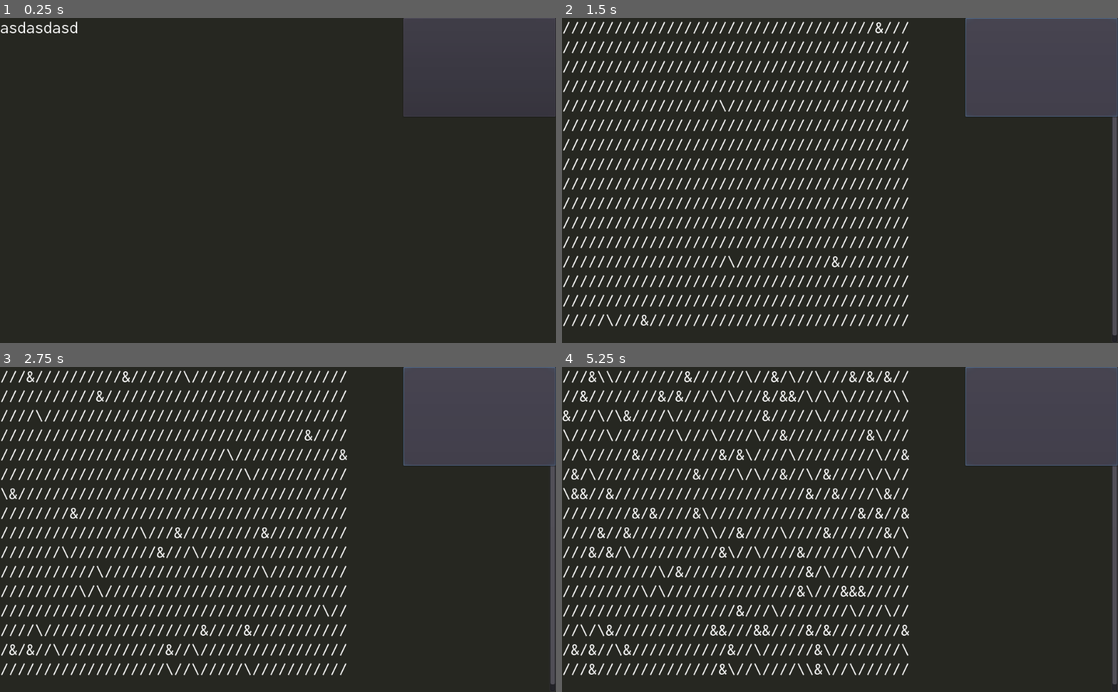
Above: before the commit, frames 1-4 (two rows, left to right).
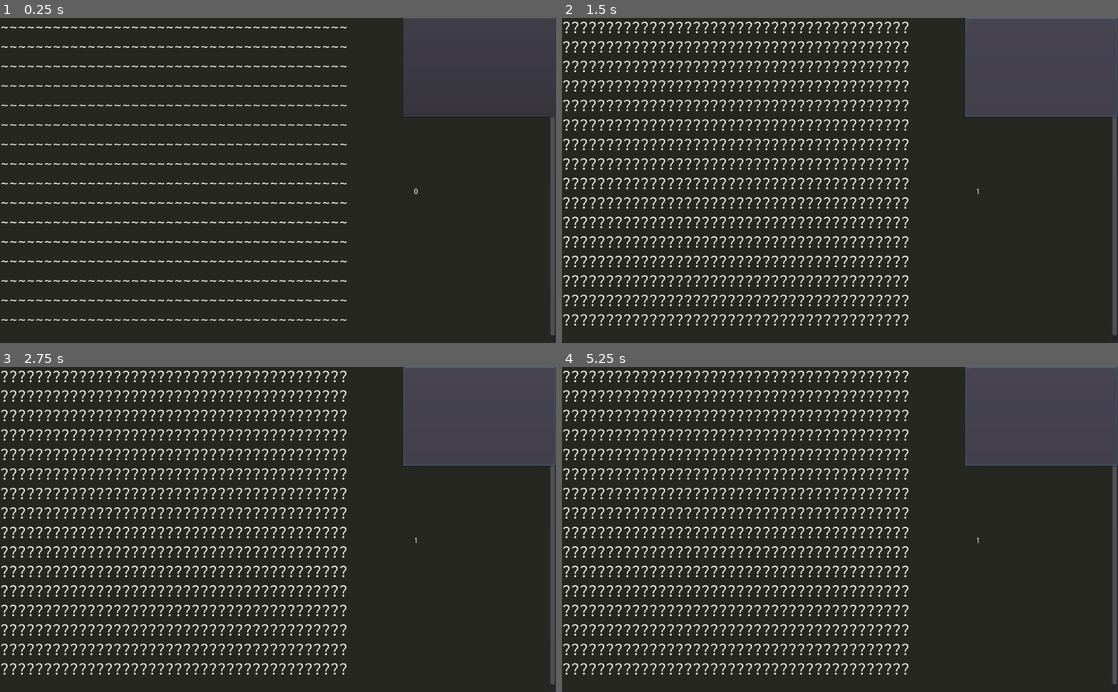
Above: after the commit, the same moments.

Repository: caliconiko/AsciiDotsWFC
Game: Godot game, scene res://Main.tscn
Same seed, same stepped clock (60 frames per second), same inputs: the game is played once before the commit and once after it.
Inputs (mouse positions are in pixels of both pictures, inside the frame that each line leads up to):
- Up to frame 1 (0.25 s): no input
- Up to frame 2 (1.5 s): click (1040, 66) at 0.5 s; click (1040, 66) at 1.25 s
- Up to frame 3 (2.75 s): click (478, 415) at 2 s
- Up to frame 4 (5.25 s): no input

The runs differ from the first frame. In frame 1, 4.6% of the frame differs, in the area x 0-100%, y 1-98%; in frame 2, 15%; in frame 3, 15%; in frame 4, 16%, in the area x 0-75%, y 1-95%.

Commit message:
gosh why

Diff:
--- a/Main.gd
+++ b/Main.gd
@@ -6,6 +6,9 @@
 var do_magic = false
 
 onready var text_box = $RichTextLabel
+onready var ticks_label = $Ticks
+
+var ticks = 0
 
 func _ready():
 	randomize()
@@ -16,13 +19,17 @@
 #	wfc.set_possibilities_at(Vector2(0,0), ["|"])
 
 func _process(_delta):
+	text_box.text = wfc.as_string()
+	ticks_label.text = str(ticks)
 	if not wfc.is_collapsed() and do_magic:
+		ticks+=1
 		wfc.iterate()
-		text_box.text = wfc.as_string()
 	else:
 		do_magic = false
 
 
 func _on_Button_pressed():
+	ticks = 0
 	wfc.initialize()
+#	wfc.set_and_propagate(Vector2(10,10), ["V"])
 	do_magic = true
--- a/Main.tscn
+++ b/Main.tscn
@@ -25,4 +25,10 @@
 anchor_right = 1.0
 anchor_bottom = 0.304
 
+[node name="Ticks" type="Label" parent="."]
+anchor_left = 0.744
+anchor_top = 0.524
+anchor_right = 1.0
+anchor_bottom = 1.0
+
 [connection signal="pressed" from="Button" to="." method="_on_Button_pressed"]
--- a/WFC.gd
+++ b/WFC.gd
@@ -18,7 +18,9 @@
 		var str_line = ""
 		for c in line:
 			if len(c)>0:
-				str_line+=c[0]
+				str_line+=c[0][0]
+			else:
+				str_line+="?"
 		lines+=str_line
 		lines+="\n"
 
@@ -66,6 +68,10 @@
 func iterate():
 	var coords = get_min_entropy_coords()
 	collapse_at(coords)
+	propagate(coords)
+
+func set_and_propagate(coords, possibilities):
+	set_possibilities_at(coords, possibilities)
 	propagate(coords)
 
 func constrain(coords, module):
--- a/basic_module_data.json
+++ b/basic_module_data.json
@@ -1,5 +1,5 @@
 {
-    " ": {
+    "~": {
         "sockets": {
             "up": "0",
             "down": "0",
@@ -7,47 +7,71 @@
             "right": "0"
         }
     },
-    ".": {
+    ".ul": {
+        "sockets": {
+            "up": "0",
+            "down": "2",
+            "left": "0",
+            "right": "2"
+        }
+    },
+    ".ur": {
+        "sockets": {
+            "up": "0",
+            "down": "2",
+            "left": "2",
+            "right": "0"
+        }
+    },
+    ".dl": {
         "sockets": {
             "up": "2",
-            "down": "2",
+            "down": "0",
+            "left": "0",
+            "right": "2"
+        }
+    },
+    ".dr": {
+        "sockets": {
+            "up": "2",
+            "down": "0",
+            "left": "2",
+            "right": "0"
+        }
+    },
+    "^": {
+        "sockets": {
+            "up": "0",
+            "down": "1",
             "left": "2",
             "right": "2"
         }
     },
-    "|": {
+    "V": {
         "sockets": {
-            "up": "2",
-            "down": "2",
-            "left": "0",
-            "right": "0"
-        }
-    },
-    "-": {
-        "sockets": {
-            "up": "0",
+            "up": "1",
             "down": "0",
             "left": "2",
             "right": "2"
         }
     },
-    "/": {
+    ">": {
         "sockets": {
-            "up": "1",
-            "down": "1",
+            "up": "2",
+            "down": "2",
             "left": "1",
+            "right": "0"
+        }
+    },
+    "<": {
+        "sockets": {
+            "up": "2",
+            "down": "2",
+            "left": "0",
             "right": "1"
         }
     },
-    "\\": {
-        "sockets": {
-            "up": "1",
-            "down": "1",
-            "left": "1",
-            "right": "1"
-        }
-    },
-    "&": {
+    "#": {
         "sockets": {
             "up": "1",
             "down": "1",
--- a/full_module_data.json
+++ b/full_module_data.json
@@ -1,5 +1,5 @@
 {
-    " ": {
+    "~": {
         "sockets": {
             "up": "0",
             "down": "0",
@@ -8,102 +8,296 @@
         },
         "possible_neighbours": {
             "up": [
-                " ",
-                "-"
-            ],
-            "down": [
-                " ",
-                "-"
-            ],
-            "left": [
-                " ",
-                "|"
-            ],
-            "right": [
-                " ",
-                "|"
-            ]
-        }
-    },
-    ".": {
+                "~",
+                ".dl",
+                ".dr",
+                "V"
+            ],
+            "down": [
+                "~",
+                ".ul",
+                ".ur",
+                "^"
+            ],
+            "left": [
+                "~",
+                ".ur",
+                ".dr",
+                ">"
+            ],
+            "right": [
+                "~",
+                ".ul",
+                ".dl",
+                "<"
+            ]
+        }
+    },
+    ".ul": {
+        "sockets": {
+            "up": "0",
+            "down": "2",
+            "left": "0",
+            "right": "2"
+        },
+        "possible_neighbours": {
+            "up": [
+                "~",
+                ".dl",
+                ".dr",
+                "V"
+            ],
+            "left": [
+                "~",
+                ".ur",
+                ".dr",
+                ">"
+            ],
+            "right": [
+                ".ur",
+                ".dr",
+                "^",
+                "V"
+            ],
+            "down": [
+                ".dl",
+                ".dr",
+                ">",
+                "<"
+            ]
+        }
+    },
+    ".ur": {
+        "sockets": {
+            "up": "0",
+            "down": "2",
+            "left": "2",
+            "right": "0"
+        },
+        "possible_neighbours": {
+            "up": [
+                "~",
+                ".dl",
+                ".dr",
+                "V"
+            ],
+            "right": [
+                "~",
+                ".ul",
+                ".dl",
+                "<"
+            ],
+            "left": [
+                ".ul",
+                ".dl",
+                "^",
+                "V"
+            ],
+            "down": [
+                ".dl",
+                ".dr",
+                ">",
+                "<"
+            ]
+        }
+    },
+    ".dl": {
+        "sockets": {
+            "up": "2",
+            "down": "0",
+            "left": "0",
+            "right": "2"
+        },
+        "possible_neighbours": {
+            "down": [
+                "~",
+                ".ul",
+                ".ur",
+                "^"
+            ],
+            "left": [
+                "~",
+                ".ur",
+                ".dr",
+                ">"
+            ],
+            "up": [
+                ".ul",
+                ".ur",
+                ">",
+                "<"
+            ],
+            "right": [
+                ".ur",
+                ".dr",
+                "^",
+                "V"
+            ]
+        }
+    },
+    ".dr": {
+        "sockets": {
+            "up": "2",
+            "down": "0",
+            "left": "2",
+            "right": "0"
+        },
+        "possible_neighbours": {
+            "down": [
+                "~",
+                ".ul",
+                ".ur",
+                "^"
+            ],
+            "right": [
+                "~",
+                ".ul",
+                ".dl",
+                "<"
+            ],
+            "up": [
+                ".ul",
+                ".ur",
+                ">",
+                "<"
+            ],
+            "left": [
+                ".ul",
+                ".dl",
+                "^",
+                "V"
+            ]
+        }
+    },
+    "^": {
+        "sockets": {
+            "up": "0",
+            "down": "1",
+            "left": "2",
+            "right": "2"
+        },
+        "possible_neighbours": {
+            "up": [
+                "~",
+                ".dl",
+                ".dr",
+                "V"
+            ],
+            "left": [
+                ".ul",
+                ".dl",
+                "^",
+                "V"
+            ],
+            "right": [
+                ".ur",
+                ".dr",
+                "^",
+                "V"
+            ],
+            "down": [
+                "V",
+                "#"
+            ]
+        }
+    },
+    "V": {
+        "sockets": {
+            "up": "1",
+            "down": "0",
+            "left": "2",
+            "right": "2"
+        },
+        "possible_neighbours": {
+            "down": [
+                "~",
+                ".ul",
+                ".ur",
+                "^"
+            ],
+            "left": [
+                ".ul",
+                ".dl",
+                "^",
+                "V"
+            ],
+            "right": [
+                ".ur",
+                ".dr",
+                "^",
+                "V"
+            ],
+            "up": [
+                "^",
+                "#"
+            ]
+        }
+    },
+    ">": {
         "sockets": {
             "up": "2",
             "down": "2",
-            "left": "2",
-            "right": "2"
-        },
-        "possible_neighbours": {
-            "up": [
-                ".",
-                "|"
-            ],
-            "down": [
-                ".",
-                "|"
-            ],
-            "left": [
-                ".",
-                "-"
-            ],
-            "right": [
-                ".",
-                "-"
-            ]
-        }
-    },
-    "|": {
+            "left": "1",
+            "right": "0"
+        },
+        "possible_neighbours": {
+            "right": [
+                "~",
+                ".ul",
+                ".dl",
+                "<"
+            ],
+            "up": [
+                ".ul",
+                ".ur",
+                ">",
+                "<"
+            ],
+            "down": [
+                ".dl",
+                ".dr",
+                ">",
+                "<"
+            ],
+            "left": [
+                "<",
+                "#"
+            ]
+        }
+    },
+    "<": {
         "sockets": {
             "up": "2",
             "down": "2",
             "left": "0",
-            "right": "0"
-        },
-        "possible_neighbours": {
-            "left": [
-                " ",
-                "|"
-            ],
-            "right": [
-                " ",
-                "|"
-            ],
-            "up": [
-                ".",
-                "|"
-            ],
-            "down": [
-                ".",
-                "|"
-            ]
-        }
-    },
-    "-": {
-        "sockets": {
-            "up": "0",
-            "down": "0",
-            "left": "2",
-            "right": "2"
-        },
-        "possible_neighbours": {
-            "up": [
-                " ",
-                "-"
-            ],
-            "down": [
-                " ",
-                "-"
-            ],
-            "left": [
-                ".",
-                "-"
-            ],
-            "right": [
-                ".",
-                "-"
-            ]
-        }
-    },
-    "/": {
+            "right": "1"
+        },
+        "possible_neighbours": {
+            "left": [
+                "~",
+                ".ur",
+                ".dr",
+                ">"
+            ],
+            "up": [
+                ".ul",
+                ".ur",
+                ">",
+                "<"
+            ],
+            "down": [
+                ".dl",
+                ".dr",
+                ">",
+                "<"
+            ],
+            "right": [
+                ">",
+                "#"
+            ]
+        }
+    },
+    "#": {
         "sockets": {
             "up": "1",
             "down": "1",
@@ -112,84 +306,20 @@
         },
         "possible_neighbours": {
             "up": [
-                "/",
-                "\\",
-                "&"
-            ],
-            "down": [
-                "/",
-                "\\",
-                "&"
-            ],
-            "left": [
-                "/",
-                "\\",
-                "&"
-            ],
-            "right": [
-                "/",
-                "\\",
-                "&"
-            ]
-        }
-    },
-    "\\": {
-        "sockets": {
-            "up": "1",
-            "down": "1",
-            "left": "1",
-            "right": "1"
-        },
-        "possible_neighbours": {
-            "up": [
-                "/",
-                "\\",
-                "&"
-            ],
-            "down": [
-                "/",
-                "\\",
-                "&"
-            ],
-            "left": [
-                "/",
-                "\\",
-                "&"
-            ],
-            "right": [
-                "/",
-                "\\",
-                "&"
-            ]
-        }
-    },
-    "&": {
-        "sockets": {
-            "up": "1",
-            "down": "1",
-            "left": "1",
-            "right": "1"
-        },
-        "possible_neighbours": {
-            "up": [
-                "/",
-                "\\",
-                "&"
-            ],
-            "down": [
-                "/",
-                "\\",
-                "&"
-            ],
-            "left": [
-                "/",
-                "\\",
-                "&"
-            ],
-            "right": [
-                "/",
-                "\\",
-                "&"
+                "^",
+                "#"
+            ],
+            "down": [
+                "V",
+                "#"
+            ],
+            "right": [
+                ">",
+                "#"
+            ],
+            "left": [
+                "<",
+                "#"
             ]
         }
     }
